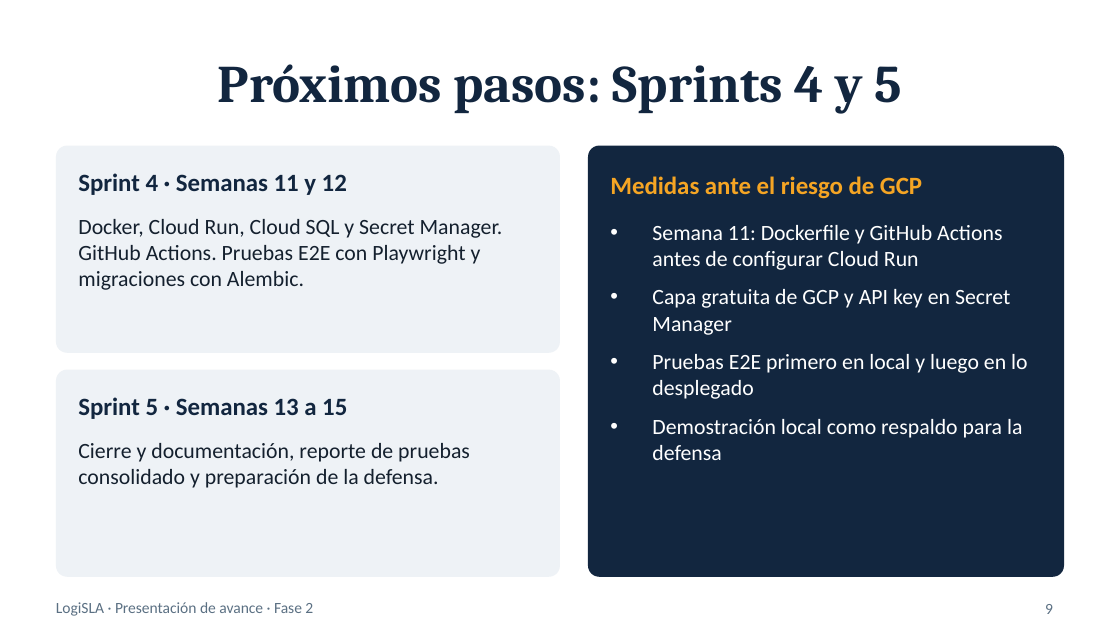
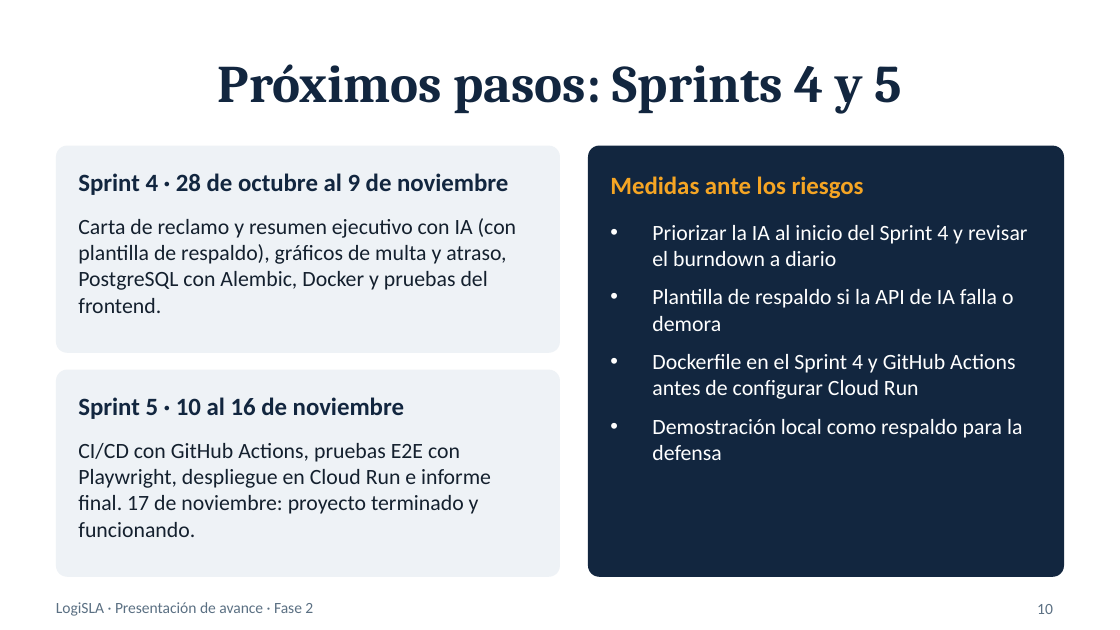
Before and after one commit to seba038duoc/LogiSLA_Capstone, a slide deck: slide 10 of Fase 2/Evidencias Proyecto/Presentación Proyecto.pptx (slide 9 before the commit). Drawn at 1120x630 pixels with LibreOffice and Linux fonts; fonts in the diff are those of the drawing. Boxes give left, top, right and bottom in pixels: in the first picture for what was removed or moved away, otherwise in the second. Text is boxed around its words. In the diff, an @@ line names an element or a change of style, - is before the commit and + after.

Commit message:
Proyecto Capstone: LogiSLA

```diff
--- a/Fase 2/Evidencias Proyecto/Presentación Proyecto.pptx
+++ b/Fase 2/Evidencias Proyecto/Presentación Proyecto.pptx
@@ text at [78,173,508,195]: text changed @@
-Sprint 4 · Semanas 11 y 12
+Sprint 4 · 28 de octubre al 9 de noviembre
@@ text at [610,176,864,199]: text changed @@
-Medidas ante el riesgo de GCP
+Medidas ante los riesgos
@@ text at [78,218,517,313]: text changed @@
-Docker, Cloud Run, Cloud SQL y Secret Manager. GitHub Actions. Pruebas E2E con Playwright y migraciones con Alembic.
+Carta de reclamo y resumen ejecutivo con IA (con plantilla de respaldo), gráficos de multa y atraso, PostgreSQL con Alembic, Docker y pruebas del frontend.
@@ text at [652,225,1027,399]: text changed @@
-• Semana 11: Dockerfile y GitHub Actions antes de configurar Cloud Run
-• Capa gratuita de GCP y API key en Secret Manager
-• Pruebas E2E primero en local y luego en lo desplegado
+• Priorizar la IA al inicio del Sprint 4 y revisar el burndown a diario
+• Plantilla de respaldo si la API de IA falla o demora
+• Dockerfile en el Sprint 4 y GitHub Actions antes de configurar Cloud Run
@@ text at [78,397,404,419]: text changed @@
-Sprint 5 · Semanas 13 a 15
+Sprint 5 · 10 al 16 de noviembre
@@ text at [78,443,491,537]: text changed @@
-Cierre y documentación, reporte de pruebas consolidado y preparación de la defensa.
+CI/CD con GitHub Actions, pruebas E2E con Playwright, despliegue en Cloud Run e informe final. 17 de noviembre: proyecto terminado y funcionando.
@@ page number at [1037,604,1053,614]: text changed @@
-9
+10
```
Also in this commit, not shown: 7 other slides changed, 1 slide added, 30 other files.
